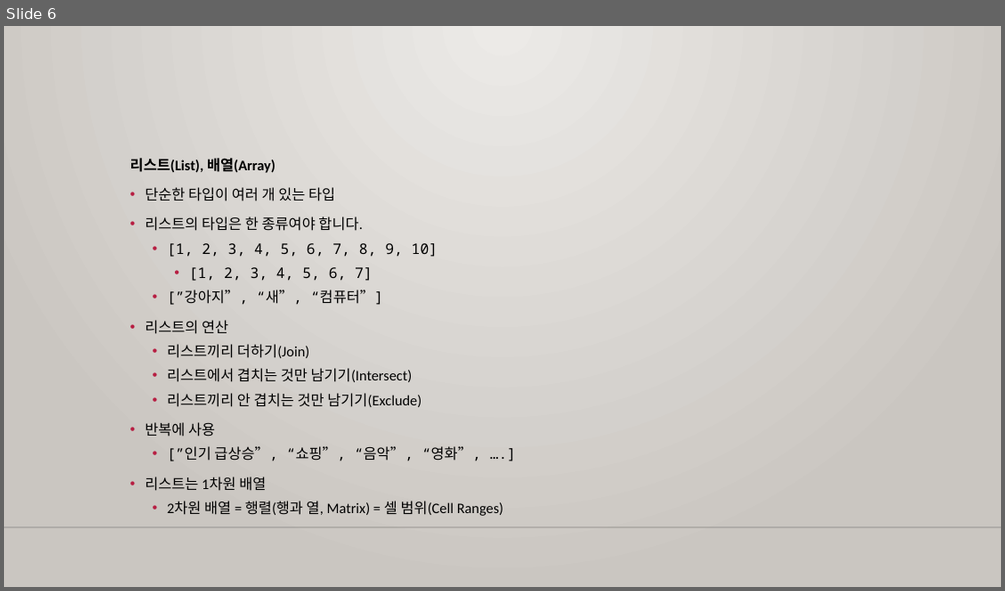
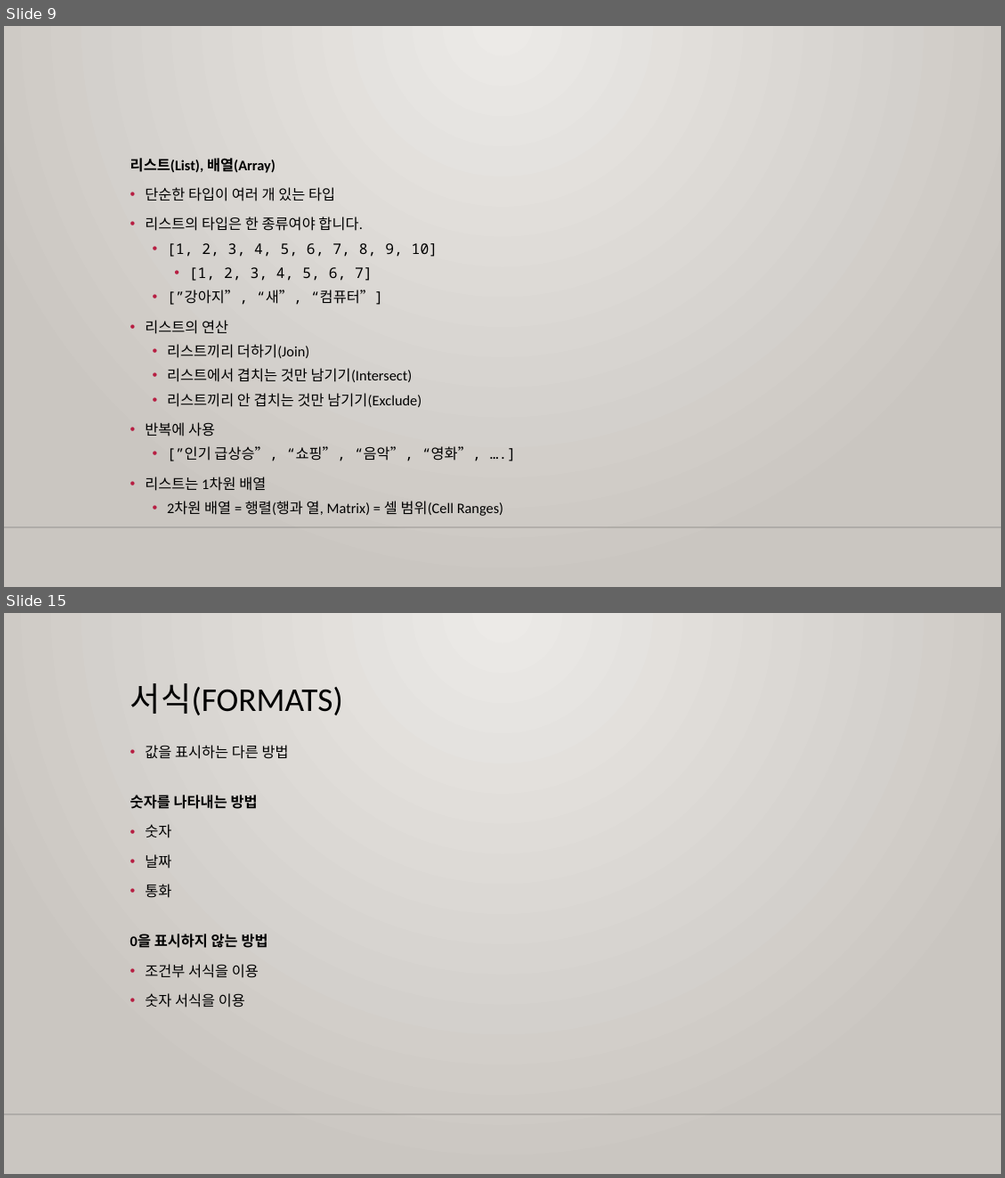
Before and after one commit to m00nlygreat/obsidian-vault, a slide deck: 노코드 엔지니어링/구글 시트로 데이터 관리하기.pptx. Shown one above the other, each under a label of ours: slide 6 before the commit, slides 9 and 15 after it; the slides between them are not shown. The pictures are 1005x591 and 1005x1178 pixels, drawn with LibreOffice and Linux fonts; fonts in the diff are those of the drawing; background and template pictures are left out. Boxes give left, top, right and bottom in pixels: in the first picture for what was removed or moved away, otherwise in the second. Text is boxed around its words. In the diff, an @@ line names an element or a change of style, - is before the commit and + after.

```diff
--- a/노코드 엔지니어링/구글 시트로 데이터 관리하기.pptx
+++ b/노코드 엔지니어링/구글 시트로 데이터 관리하기.pptx
@@ slide 15 added at [4,613,1001,1174], background gradient #ECEAE7 to #CAC7C1; not listed: 1 template element that a slide beside it also shows @@
@@ title added at [130,683,343,715], 32 pt, text #000000 @@
+서식(FORMATS)
@@ text added at [130,745,289,1007], 14 pt, text #000000 @@
+• 값을 표시하는 다른 방법
+숫자를 나타내는 방법
+• 숫자
+• 날짜
+• 통화
+0을 표시하지 않는 방법
+• 조건부 서식을 이용
+• 숫자 서식을 이용
@@ what was slide 6 is now slide 9 @@
```
Also in this commit, not shown: 3 slides changed, 15 other slides added, 2 other files.
